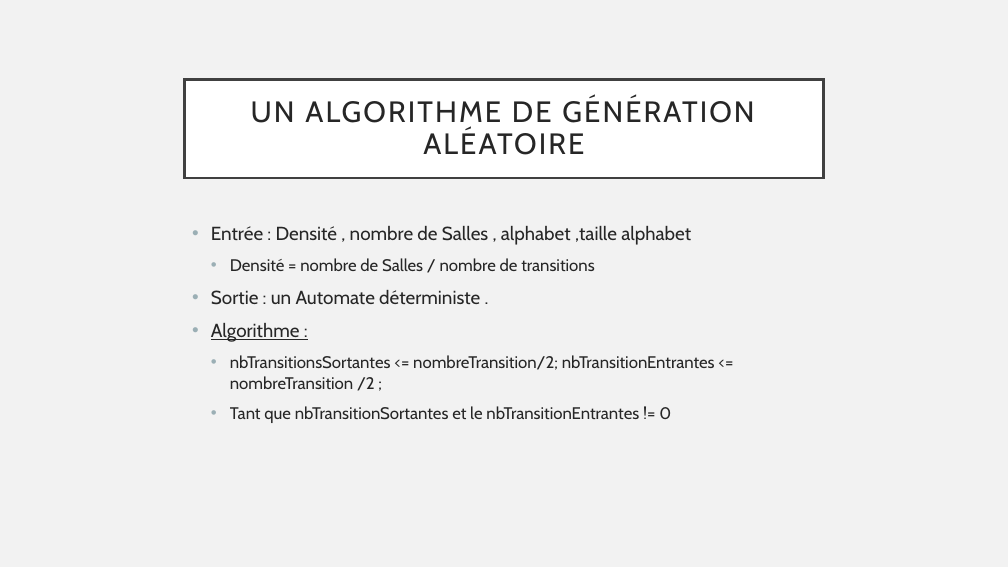
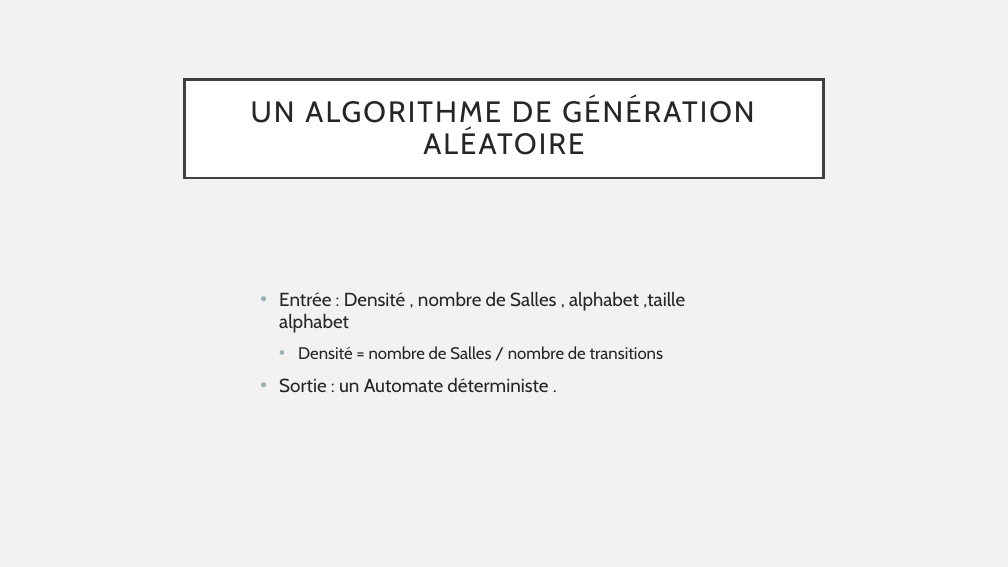
Before and after one commit to ekiriano/HLIN405-Final, a slide deck: slide 8 of Recherche d’un trajet sur une carte.pptx. Drawn at 1008x567 pixels with LibreOffice and Linux fonts; fonts in the diff are those of the drawing. Boxes give left, top, right and bottom in pixels: in the first picture for what was removed or moved away, otherwise in the second. Text is boxed around its words. In the diff, an @@ line names an element or a change of style, - is before the commit and + after.

```diff
--- a/Recherche d’un trajet sur une carte.pptx
+++ b/Recherche d’un trajet sur une carte.pptx
@@ text "Entrée : Densité , nombre ...": place and size @@
-text "Entrée : Densité , nombre ..." at (211,226,715,423)
+text "Entrée : Densité , nombre ..." at (279,292,685,393)
@@ text at (211,323,715,423): paragraphs removed @@
-• Algorithme :
-  • nbTransitionsSortantes <= nombreTransition/2; nbTransitionEntrantes <= nombreTransition /2 ;
-  • Tant que nbTransitionSortantes et le nbTransitionEntrantes != 0
```
Also in this commit, not shown: 10 other slides changed, 7 other files.
